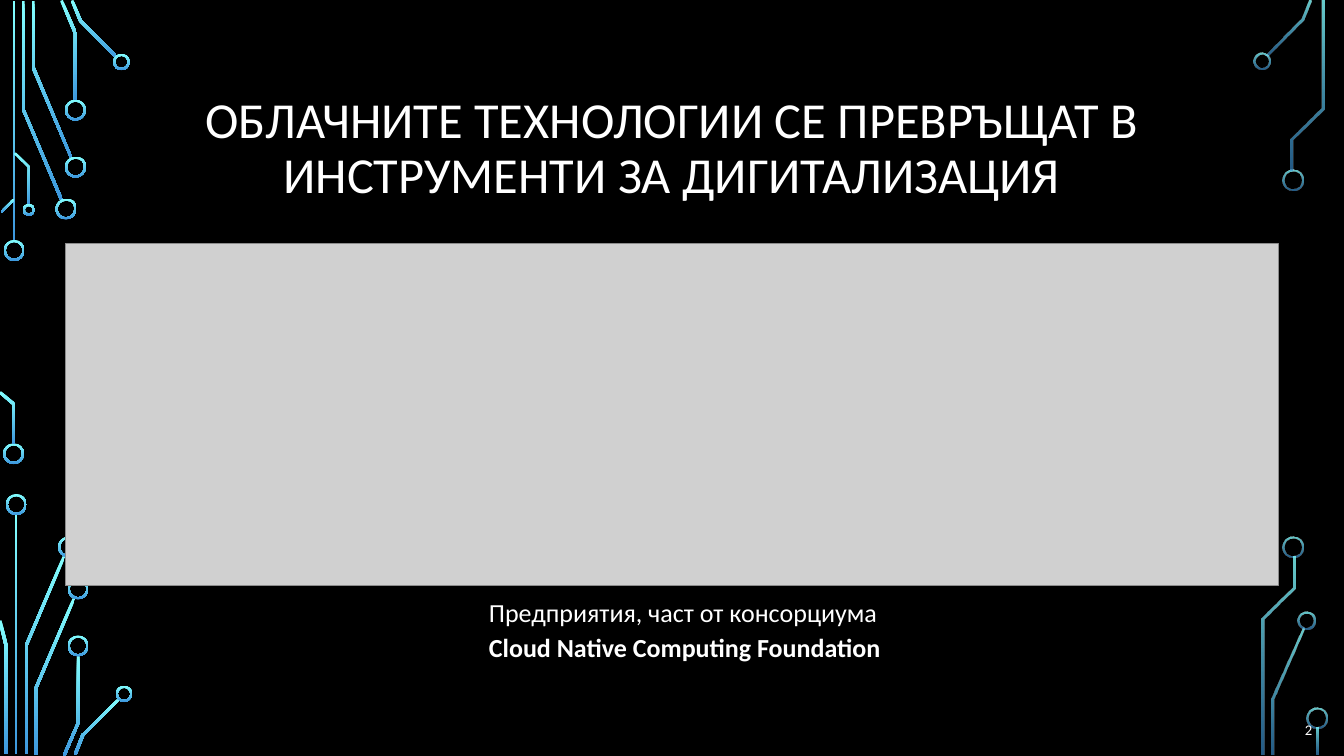
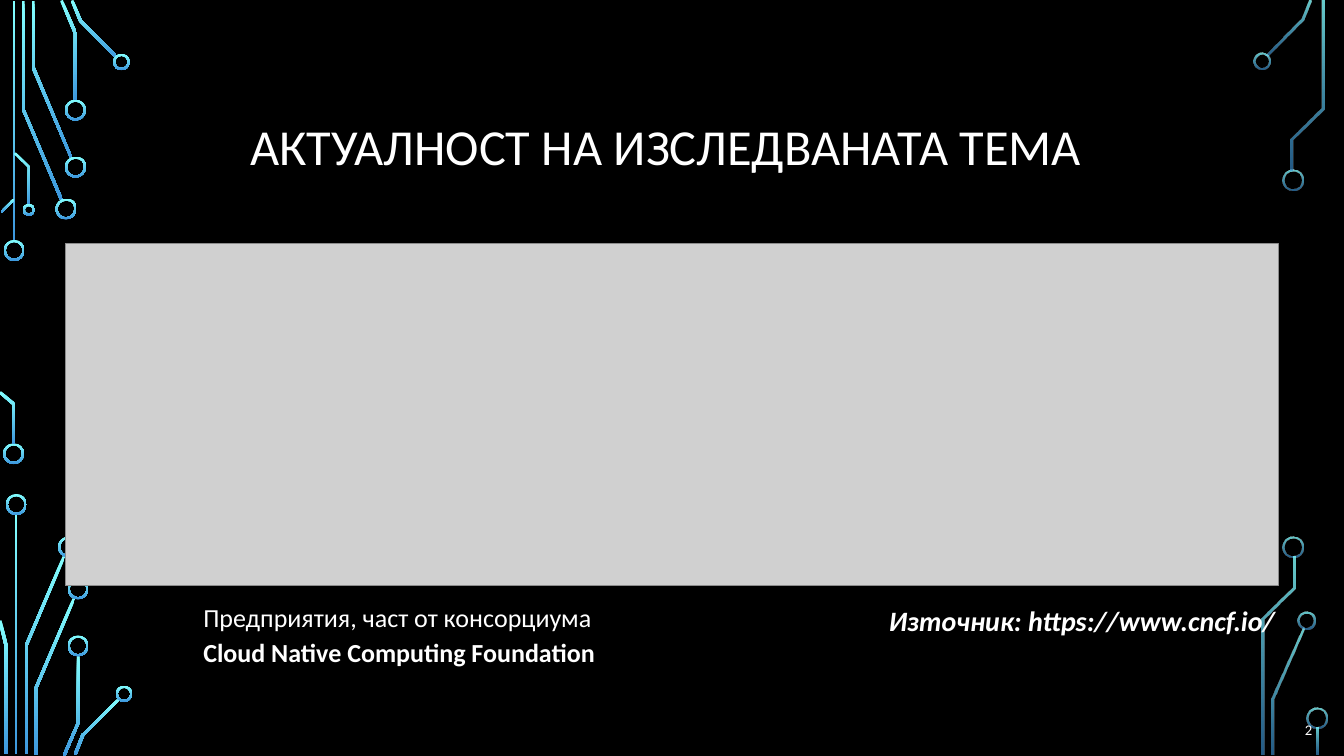
Before and after one commit to profjordanov/doctorate, a slide deck: slide 2 of communications/web_communication_pres.pptx. Drawn at 1344x756 pixels with LibreOffice and Linux fonts; fonts in the diff are those of the drawing; grey boxes stand for pictures; background and template pictures are left out. Boxes give left, top, right and bottom in pixels: in the first picture for what was removed or moved away, otherwise in the second. Text is boxed around its words. In the diff, an @@ line names an element or a change of style, - is before the commit and + after.

```diff
--- a/communications/web_communication_pres.pptx
+++ b/communications/web_communication_pres.pptx
@@ title at [251, 132, 1081, 173]: text changed @@
-ОБЛАЧНИТЕ ТЕХНОЛОГИИ СЕ ПРЕВРЪЩАТ В ИНСТРУМЕНТИ ЗА ДИГИТАЛИЗАЦИЯ
+АКТУАЛНОСТ НА ИЗСЛЕДВАНАТА ТЕМА
@@ text "Предприятия, част от консорциума": place and size @@
-text "Предприятия, част от консорциума" at [489, 605, 880, 662]
+text "Предприятия, част от консорциума" at [203, 610, 594, 667]
@@ text added at [889, 608, 1275, 638], 20 pt, text #FFFFFF, bold, italic @@
+Източник: https://www.cncf.io/
```
Also in this commit, not shown: 10 other slides changed, 4 slides added, 8 slides removed.
